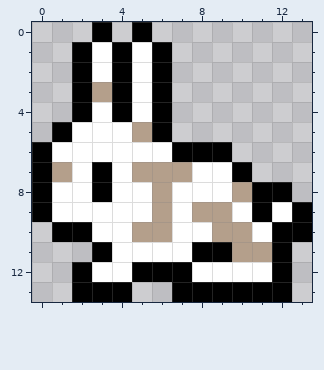
Pixel-art sprite: taplapupu.png. The picture above is the old version.
The file is 14x14 pixels.
The same view after the edit:
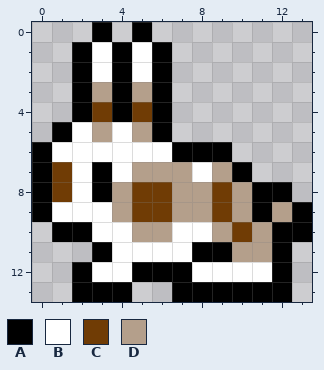
Palette (. is transparent): A #000000  B #ffffff  C #703c05  D #b49f8b
What changed:
y 3: x 5 B -> D
y 4: x 3 B -> C; x 5 B -> C
y 5: x 3 B -> D
y 7: x 1 D -> C; x 9 B -> D
y 8: x 1 B -> C; x 4..9 BBDBBB -> DCCDDC
y 9: x 4..7 BBDB -> DCCD; x 9..10 DB -> CD; x 12 B -> D
y 10: x 10..11 DB -> CD
Where, in picture pixels (left, top, right, bottom), the same in both pictures:
changed: (52, 82, 292, 242)
